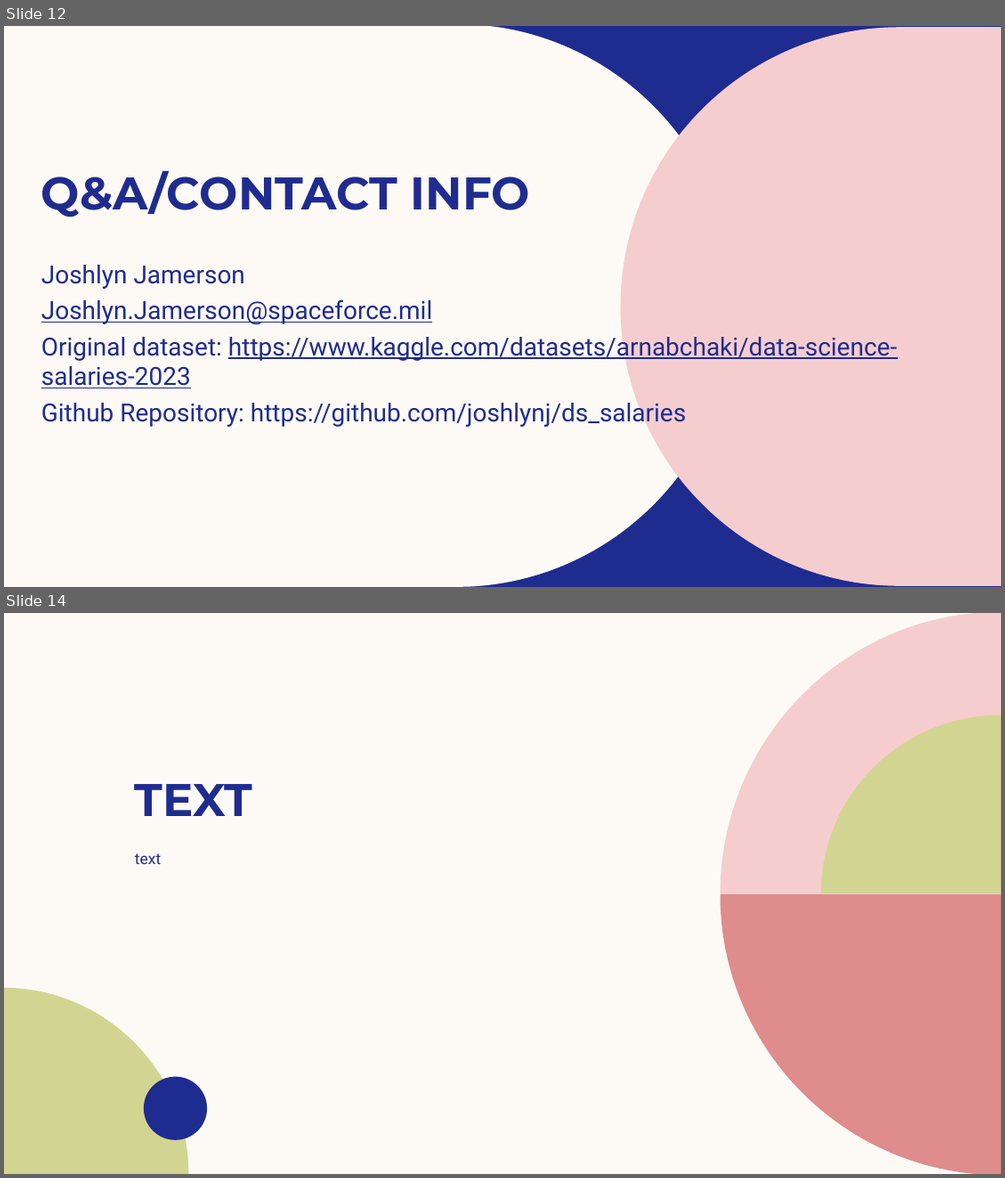
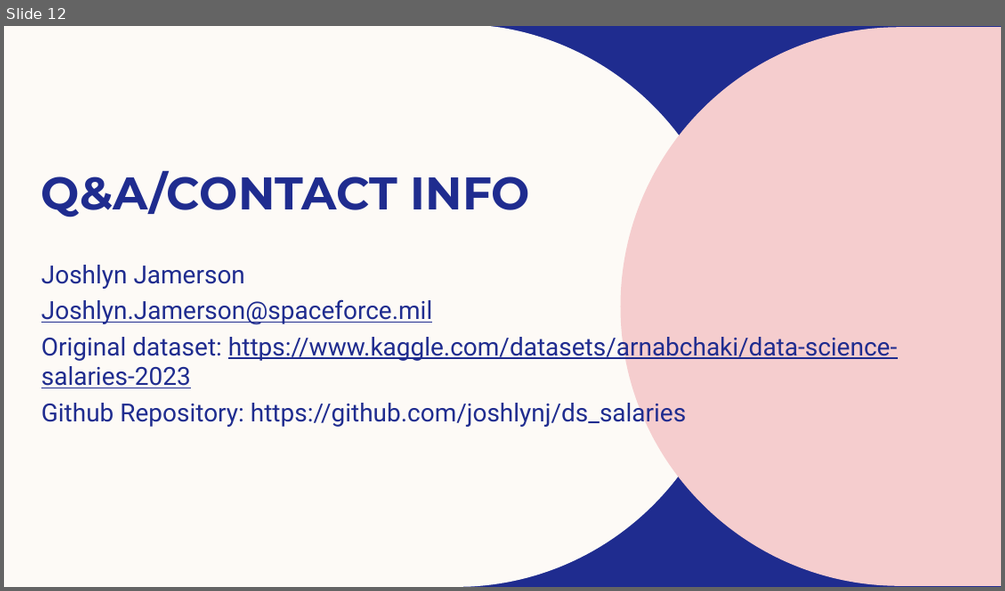
Before and after one commit to joshlynj/ds_salaries, a slide deck: powerpoint/Data Science Salaries from 2022-2023 pt2.pptx. Shown one above the other, each under a label of ours: slides 12 and 14 before the commit, slide 12 after it; the slides between them are not shown. The pictures are 1005x1178 and 1005x591 pixels, drawn with LibreOffice and Linux fonts; fonts in the diff are those of the drawing; background and template pictures are left out. Boxes give left, top, right and bottom in pixels: in the first picture for what was removed or moved away, otherwise in the second. Text is boxed around its words. In the diff, an @@ line names an element or a change of style, - is before the commit and + after.

```diff
--- a/powerpoint/Data Science Salaries from 2022-2023 pt2.pptx
+++ b/powerpoint/Data Science Salaries from 2022-2023 pt2.pptx
@@ slide 14 removed at [4,613,1001,1174], background #FDFAF6 @@
@@ freeform shape removed at [720,613,1001,894] @@
@@ freeform shape removed at [821,714,1001,893] @@
@@ title removed at [135,784,253,816] @@
-TEXT
@@ text removed at [135,853,161,864] @@
-text
@@ freeform shape removed at [720,894,1001,1174] @@
@@ freeform shape removed at [4,988,189,1174] @@
@@ freeform shape removed at [144,1077,208,1140] @@
```
Also in this commit, not shown: 3 slides changed, 2 slides added, 2 other slides removed, 7 other files.
